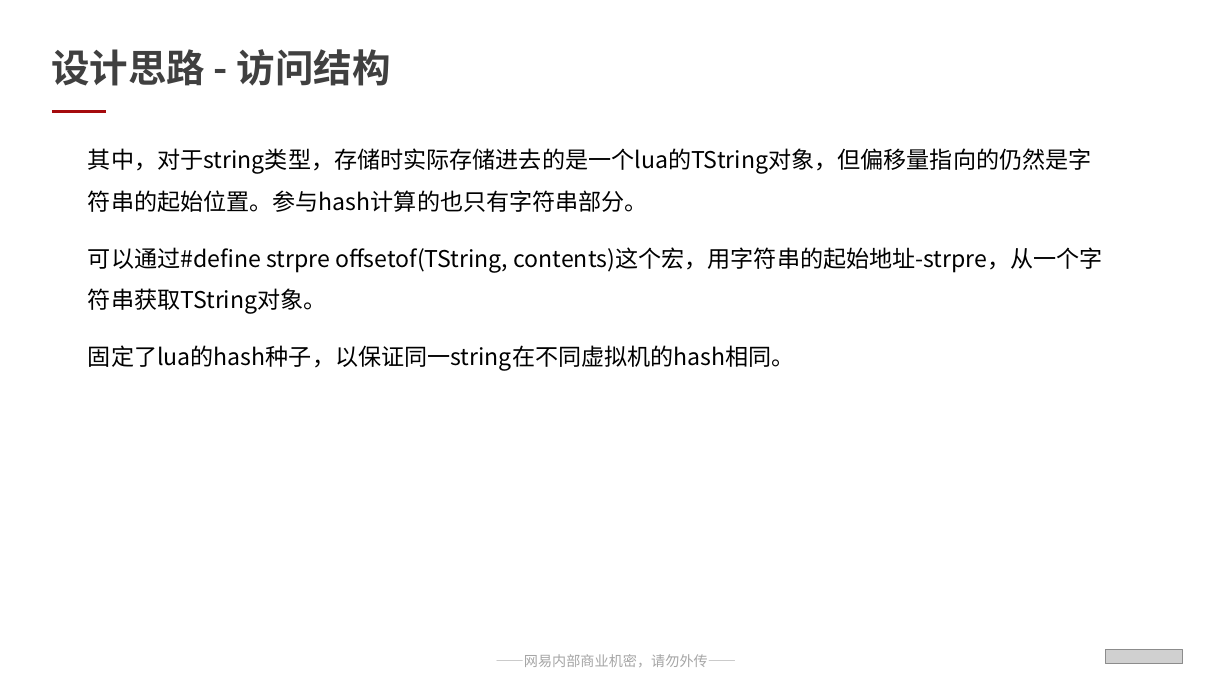
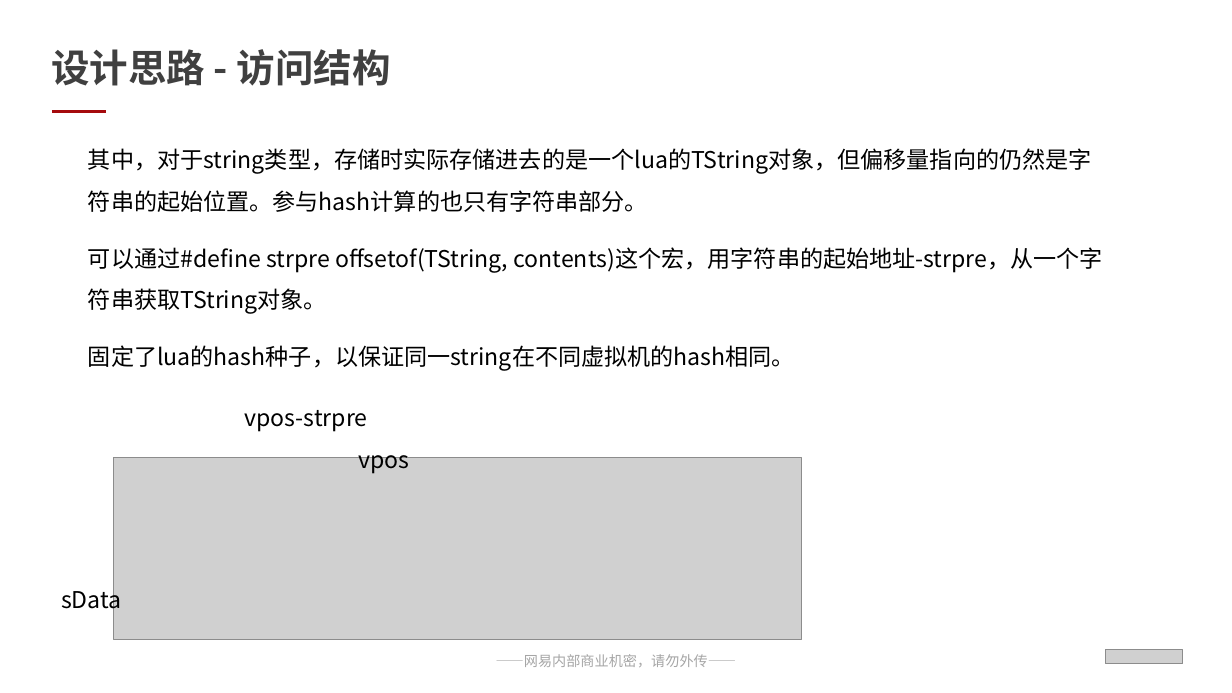
Before and after one commit to qwerbmb/lua_sh, a slide deck: slide 7 of test_speed/汇报ppt_刘淩峰.pptx (slide 6 before the commit). Drawn at 1232x693 pixels with LibreOffice and Linux fonts; fonts in the diff are those of the drawing; grey boxes stand for pictures. Boxes give left, top, right and bottom in pixels: in the first picture for what was removed or moved away, otherwise in the second. Text is boxed around its words. In the diff, an @@ line names an element or a change of style, - is before the commit and + after.

```diff
--- a/test_speed/汇报ppt_刘淩峰.pptx
+++ b/test_speed/汇报ppt_刘淩峰.pptx
@@ text added at box(244, 410, 367, 431), 18 pt, text #000000 @@
+vpos-strpre
@@ text added at box(358, 445, 409, 474), 18 pt, text #000000 @@
+vpos
@@ picture added at box(114, 457, 801, 640) @@
@@ text added at box(61, 585, 122, 614), 18 pt, text #000000 @@
+sData
```
Also in this commit, not shown: 1 other slide changed, 2 slides added.
